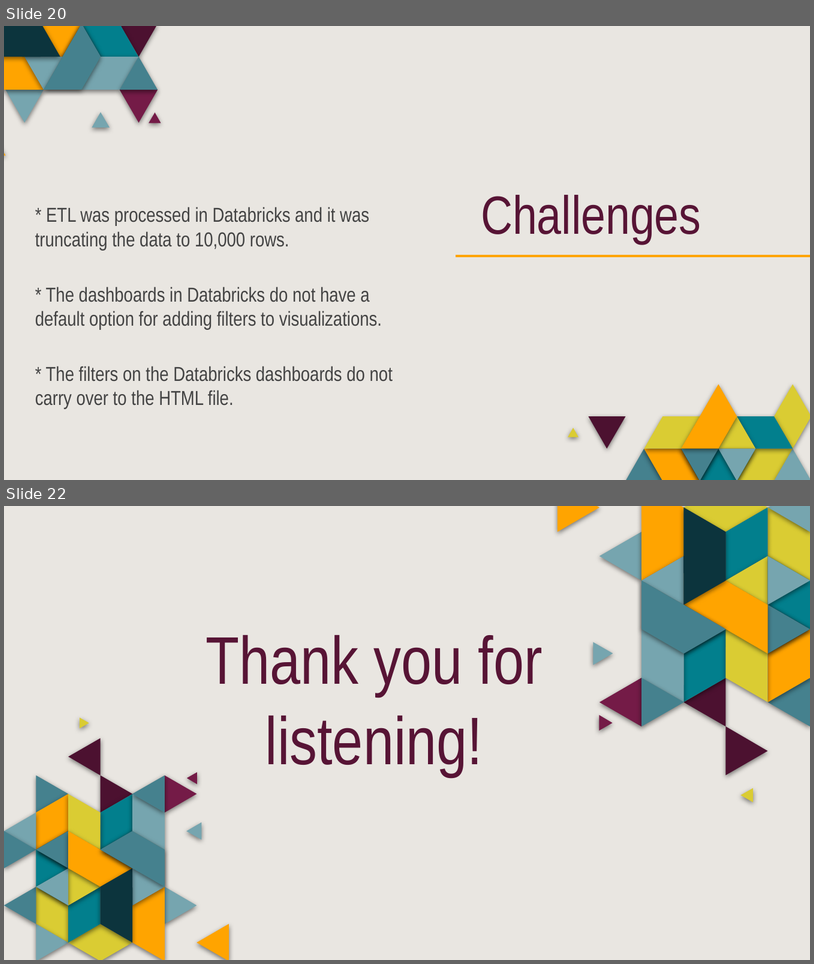
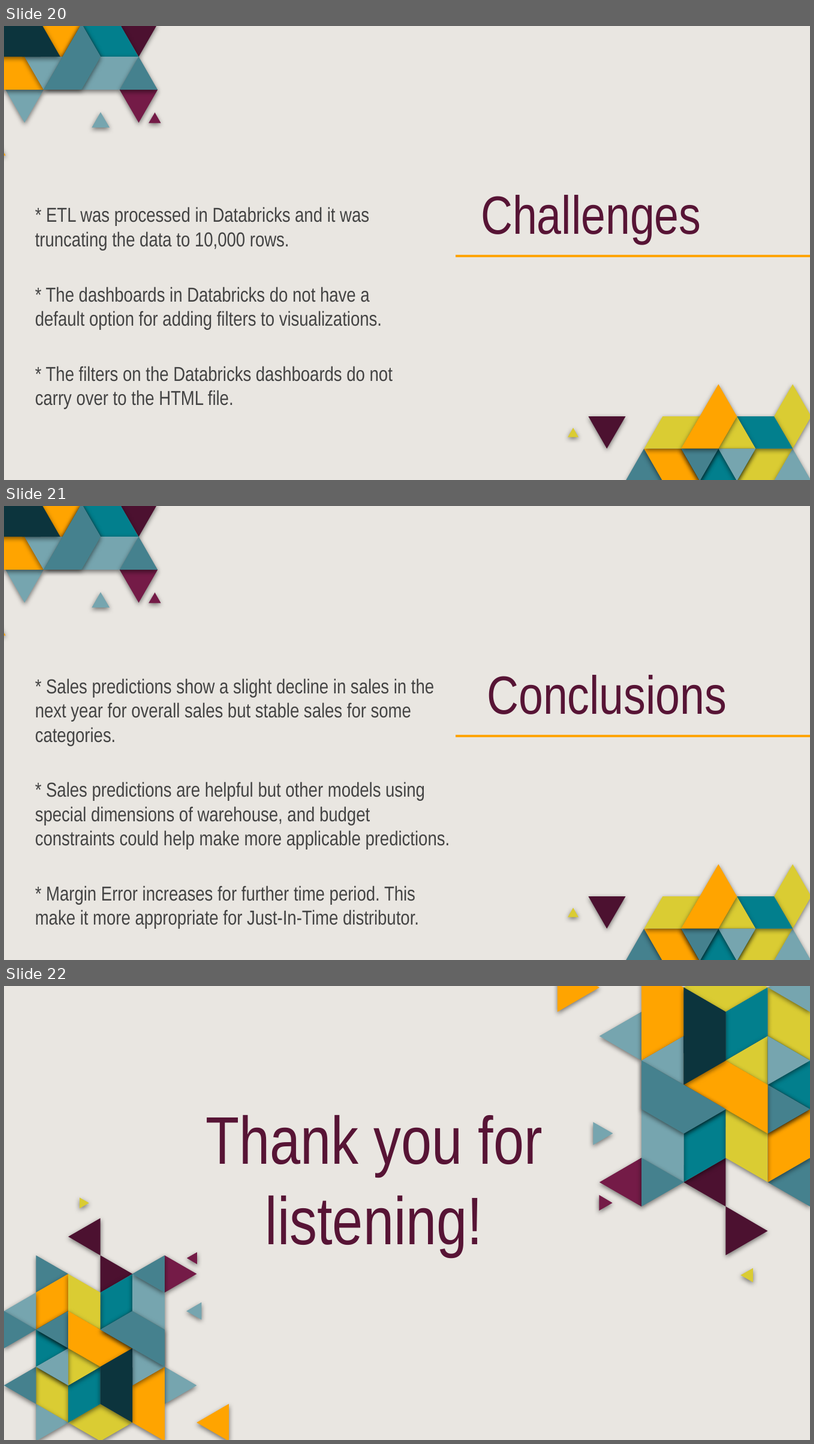
Before and after one commit to saraparveen26/Sales-Volume-Forecasting, a slide deck: Project_Presentation/Project_Presentation.pptx. Shown one above the other, each under a label of ours: slides 20 and 22 before the commit, slides 20, 21 and 22 after it; the slides between them are not shown. The pictures are 814x964 and 814x1444 pixels, drawn with LibreOffice and Linux fonts; fonts in the diff are those of the drawing. Boxes give left, top, right and bottom in pixels: in the first picture for what was removed or moved away, otherwise in the second. Text is boxed around its words. In the diff, an @@ line names an element or a change of style, - is before the commit and + after.

```diff
--- a/Project_Presentation/Project_Presentation.pptx
+++ b/Project_Presentation/Project_Presentation.pptx
@@ slide 21 added at (x1=4, y1=506, x2=810, y2=960), background #E9E6E1; not listed: 37 template elements that a slide beside it also shows @@
@@ text added at (x1=35, y1=678, x2=450, y2=928), 18 pt, text #434343 @@
+* Sales predictions show a slight decline in sales in the next year for overall sales but stable sales for some categories.
+* Sales predictions are helpful but other models using special dimensions of warehouse, and budget constraints could help make more applicable predictions.
+* Margin Error increases for further time period. This make it more appropriate for Just-In-Time distributor.
@@ title added at (x1=487, y1=675, x2=727, y2=714), 48 pt, text #571435 @@
+Conclusions
```
Also in this commit, not shown: 2 slides changed, 1 slide removed, 5 other files.
